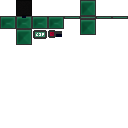
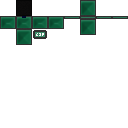
Layered file, before and after one edit (128x128). Changes by layer:
removed layer "red" over <box>22,16,62,38</box>
painted on "neutrosteel" over <box>22,16,62,38</box>
painted on "frame" over <box>22,16,127,38</box>
removed layer "bg" over <box>22,16,127,38</box>
